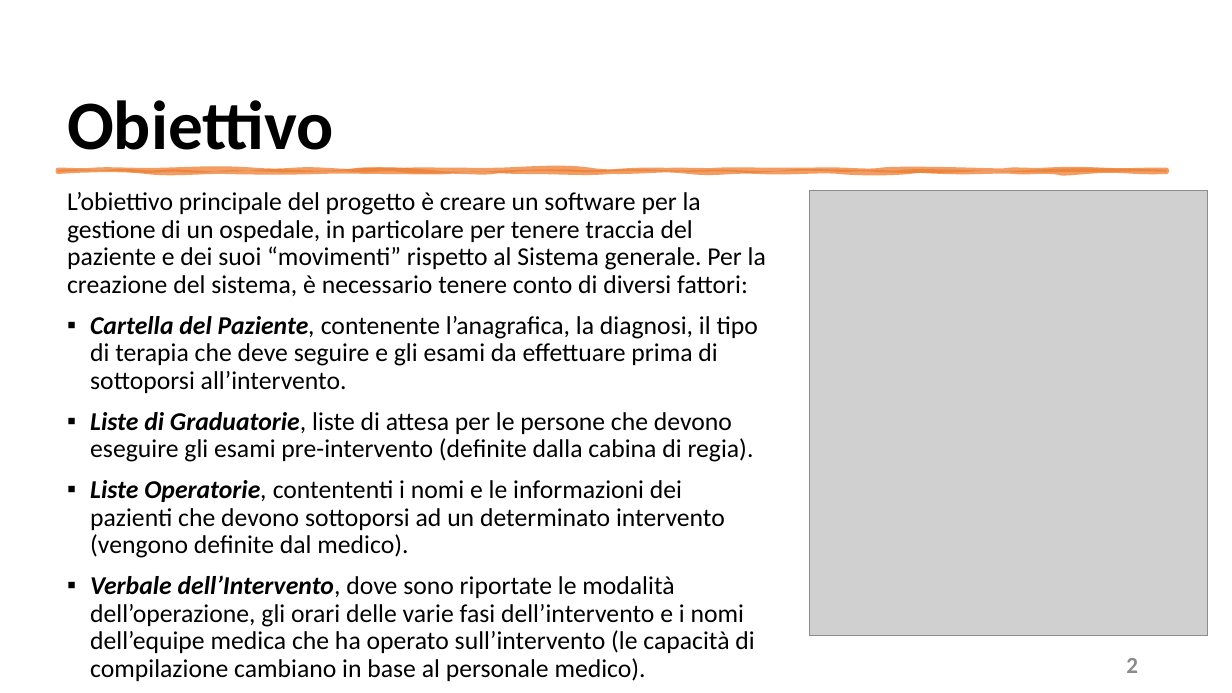
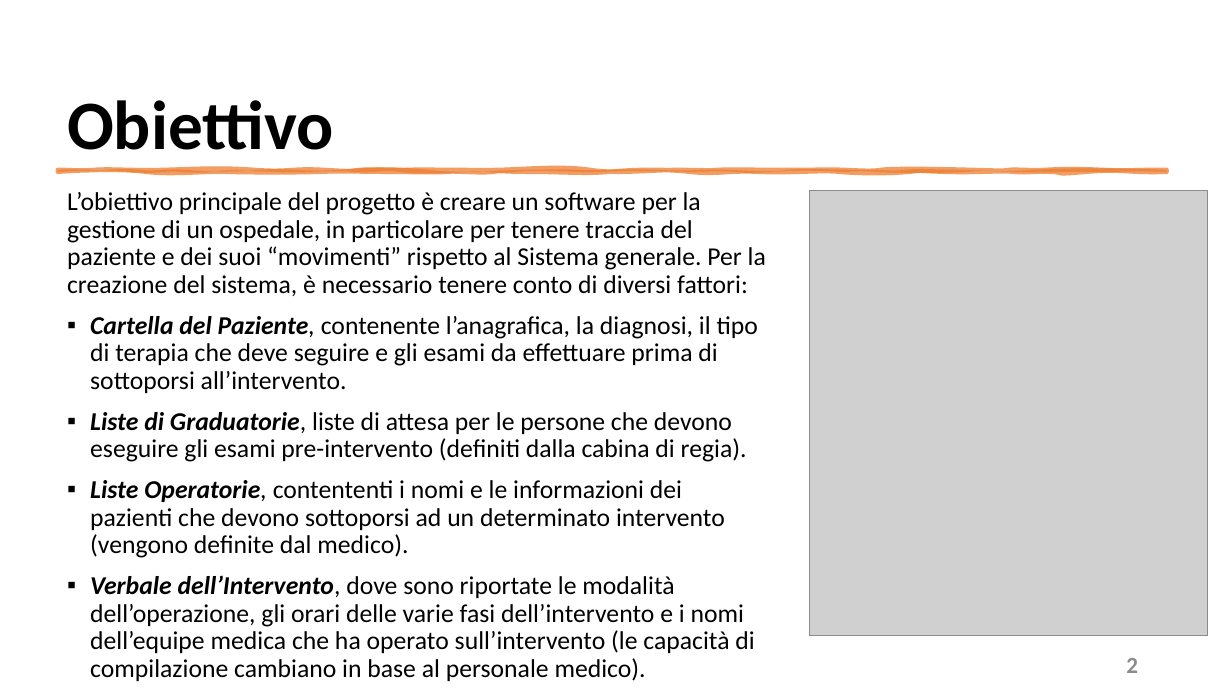
Before and after one commit to mangilimatteo/Progetto_Ingegneria_Software_Cattaneo_Mangili_Saini, a slide deck: slide 2 of Presentazione/Presentazione_Progetto.pptx. Drawn at 1232x693 pixels with LibreOffice and Linux fonts; fonts in the diff are those of the drawing; grey boxes stand for pictures. Boxes give left, top, right and bottom in pixels: in the first picture for what was removed or moved away, otherwise in the second. Text is boxed around its words. In the diff, an @@ line names an element or a change of style, - is before the commit and + after.

```diff
--- a/Presentazione/Presentazione_Progetto.pptx
+++ b/Presentazione/Presentazione_Progetto.pptx
@@ text at bbox=[90, 412, 747, 462]: text changed @@
-▪ Liste di Graduatorie, liste di attesa per le persone che devono eseguire gli esami pre-intervento (definite dalla cabina di regia).
+▪ Liste di Graduatorie, liste di attesa per le persone che devono eseguire gli esami pre-intervento (definiti dalla cabina di regia).
```
Also in this commit, not shown: 8 other slides changed, 1 slide added.
